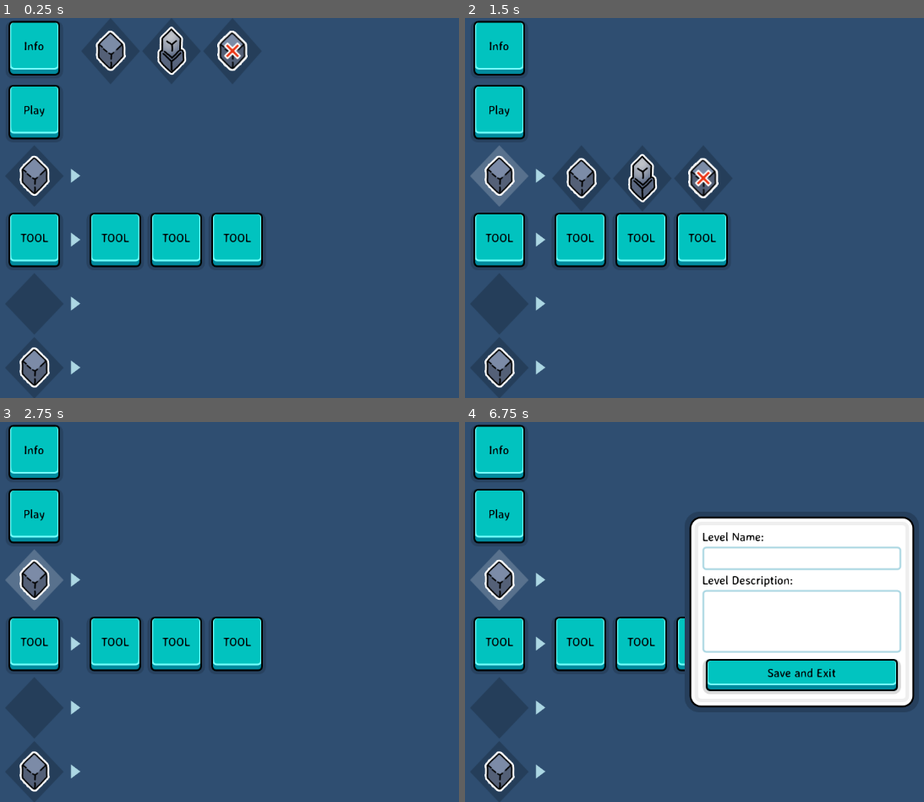
Above: before the commit, frames 1-4 (two rows, left to right).
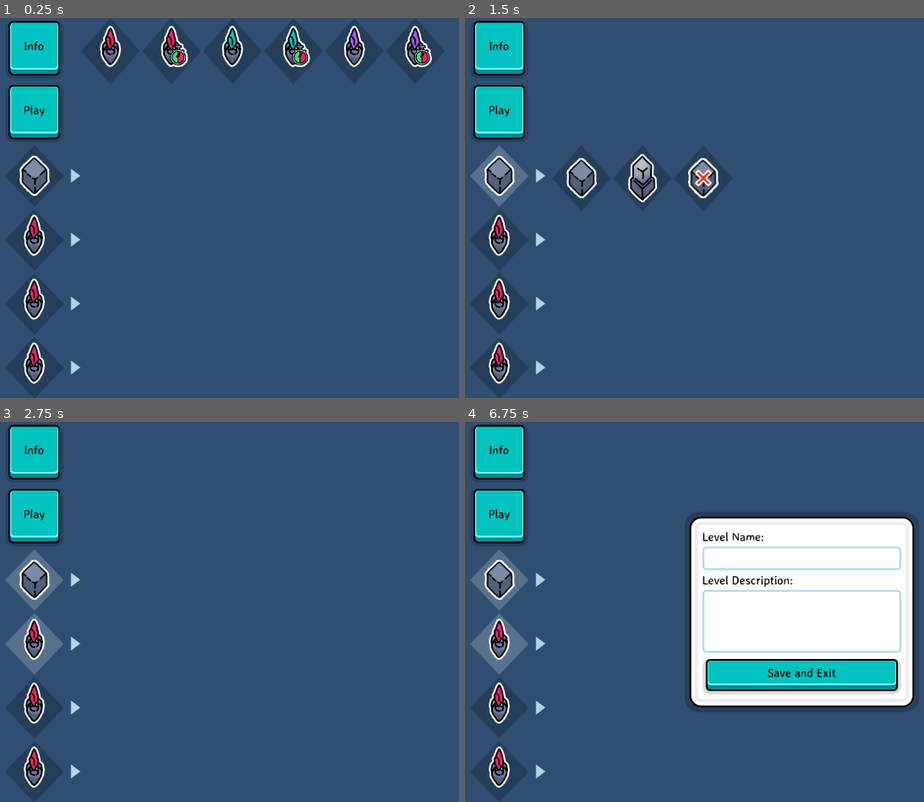
Above: after the commit, the same moments.

Repository: callieco-xyz/Skyward-Trials
Game: Godot game, scene res://objects/ui/screens/editor_screen/editor_screen.tscn
Same seed, same stepped clock (60 frames per second), same inputs: the game is played once before the commit and once after it. This scene is started directly instead of the project's main scene.
Inputs (mouse positions are in pixels of both pictures, inside the frame that each line leads up to):
- Up to frame 1 (0.25 s): no input
- Up to frame 2 (1.5 s): click (497, 177) at 0.52 s; click (538, 177) at 1.27 s
- Up to frame 3 (2.75 s): click (32, 642) at 2 s, where only the run before the commit has a clickable "TOOL"
- Up to frame 4 (6.75 s): click (579, 642) at 2.75 s, where only the run before the commit has a clickable "TOOL"; click (639, 642) at 3.5 s, where only the run before the commit has a clickable "TOOL"; click (703, 642) at 4.25 s, where only the run before the commit has a clickable "TOOL"; click "Play" at 5 s; click "Play" at 5.75 s; click "Info" at 6.5 s

The runs differ from the first frame. In frame 1, 10% of the frame differs, in the area x 1-95%, y 2-98%; in frame 2, 7.3%; in frame 3, 7.3%; in frame 4, 6.0%.

Commit message:
Minor button nonsense

Diff:
--- a/objects/ui/elements/button_group/button_group.gd
+++ b/objects/ui/elements/button_group/button_group.gd
@@ -1,8 +1,7 @@
 extends HBoxContainer
 
 
-@export var button_images: Array[AtlasTexture]
-@export var button_tool_ids: Array[tool]
+@export var buttons: Array[EditorButtonData]
 
 var popup_offset := Vector2(140.0, 0.0)
 
@@ -18,26 +17,29 @@
 
 
 func _ready() -> void:
-	if button_images.size() > 0:
+	if buttons.size() > 0:
 		set_first_button()
 		create_buttons()
 
 
 func set_first_button() -> void:
-	selected_tool.icon = button_images[0]
+	selected_tool.icon = buttons[0].icon
 
 
 func create_buttons() -> void:
 	var i := 0
-	for button_image in button_images:
-		create_button(button_image, button_tool_ids[i])
+	for button in buttons:
+		create_button(buttons[i])
+		i += 1
 
 
-func create_button(new_icon: AtlasTexture, tool_id: int) -> void:
+func create_button(button: EditorButtonData) -> void:
 	var new_button = EditorButton.new()
 	new_button.toggle_mode = true
 	new_button.theme_type_variation = "ToolButton"
-	new_button.icon = new_icon
+	new_button.icon = button.icon
+	new_button.tool_id = button.tool_id
+	new_button.tooltip_text = button.tooltip
 	cols.add_child(new_button)
 
 
--- /dev/null
+++ b/objects/ui/elements/button_group/buttons/delete.tres
@@ -0,0 +1,10 @@
+[gd_resource type="Resource" script_class="EditorButtonData" load_steps=3 format=3 uid="uid://f0ne33bs3o5g"]
+
+[ext_resource type="Texture2D" uid="uid://c6ylf2aodn6go" path="res://objects/ui/assets/btn_erase.tres" id="1_e0ogk"]
+[ext_resource type="Script" path="res://objects/ui/elements/button_group/editor_button_data.gd" id="2_m4y2l"]
+
+[resource]
+script = ExtResource("2_m4y2l")
+icon = ExtResource("1_e0ogk")
+tool_id = 13
+tooltip = "Removes any object from the location, alternatively you can use the right mouse button when any other tool is selected."
--- /dev/null
+++ b/objects/ui/elements/button_group/buttons/green_turret.tres
@@ -0,0 +1,10 @@
+[gd_resource type="Resource" script_class="EditorButtonData" load_steps=3 format=3 uid="uid://dc4il80avum0i"]
+
+[ext_resource type="Texture2D" uid="uid://cjwidrxwant26" path="res://objects/ui/assets/btn_twr_grn.tres" id="1_aoqe2"]
+[ext_resource type="Script" path="res://objects/ui/elements/button_group/editor_button_data.gd" id="2_48gpb"]
+
+[resource]
+script = ExtResource("2_48gpb")
+icon = ExtResource("1_aoqe2")
+tool_id = 8
+tooltip = "Fires repeatedly in 4 directions"
--- /dev/null
+++ b/objects/ui/elements/button_group/buttons/green_turret_offset.tres
@@ -0,0 +1,10 @@
+[gd_resource type="Resource" script_class="EditorButtonData" load_steps=3 format=3 uid="uid://csjbw10wgrsy1"]
+
+[ext_resource type="Texture2D" uid="uid://dcab5su7v0ao7" path="res://objects/ui/assets/btn_twr_grn_off.tres" id="1_tob3w"]
+[ext_resource type="Script" path="res://objects/ui/elements/button_group/editor_button_data.gd" id="2_wmudm"]
+
+[resource]
+script = ExtResource("2_wmudm")
+icon = ExtResource("1_tob3w")
+tool_id = 9
+tooltip = "Fires repeatedly in 4 directions, offset firing time."
--- /dev/null
+++ b/objects/ui/elements/button_group/buttons/ground.tres
@@ -0,0 +1,10 @@
+[gd_resource type="Resource" script_class="EditorButtonData" load_steps=3 format=3 uid="uid://tny360bps7l0"]
+
+[ext_resource type="Texture2D" uid="uid://tdnb2c5caquj" path="res://objects/ui/assets/btn_ground.tres" id="1_c16m4"]
+[ext_resource type="Script" path="res://objects/ui/elements/button_group/editor_button_data.gd" id="2_1ndi8"]
+
+[resource]
+script = ExtResource("2_1ndi8")
+icon = ExtResource("1_c16m4")
+tool_id = 12
+tooltip = "Places ground tiles to walk upon"
--- /dev/null
+++ b/objects/ui/elements/button_group/buttons/purple_turret.tres
@@ -0,0 +1,10 @@
+[gd_resource type="Resource" script_class="EditorButtonData" load_steps=3 format=3 uid="uid://bx05atkdrxgow"]
+
+[ext_resource type="Texture2D" uid="uid://bjja35j1jia5k" path="res://objects/ui/assets/btn_twr_prp.tres" id="1_qxtfc"]
+[ext_resource type="Script" path="res://objects/ui/elements/button_group/editor_button_data.gd" id="2_8p2vr"]
+
+[resource]
+script = ExtResource("2_8p2vr")
+icon = ExtResource("1_qxtfc")
+tool_id = 10
+tooltip = "Fires projectiles outward in a ring."
--- /dev/null
+++ b/objects/ui/elements/button_group/buttons/purple_turret_offset.tres
@@ -0,0 +1,10 @@
+[gd_resource type="Resource" script_class="EditorButtonData" load_steps=3 format=3 uid="uid://xedjyot5e78p"]
+
+[ext_resource type="Texture2D" uid="uid://c6i631sfbdl1c" path="res://objects/ui/assets/btn_twr_prp_off.tres" id="1_xghtk"]
+[ext_resource type="Script" path="res://objects/ui/elements/button_group/editor_button_data.gd" id="2_twgx4"]
+
+[resource]
+script = ExtResource("2_twgx4")
+icon = ExtResource("1_xghtk")
+tool_id = 11
+tooltip = "Fires projectiles outward in a ring, offset timing."
--- /dev/null
+++ b/objects/ui/elements/button_group/buttons/red_turret.tres
@@ -0,0 +1,10 @@
+[gd_resource type="Resource" script_class="EditorButtonData" load_steps=3 format=3 uid="uid://dxi48mk6qixo1"]
+
+[ext_resource type="Texture2D" uid="uid://dnmgf1edxahxo" path="res://objects/ui/assets/btn_twr_red.tres" id="1_8uwx7"]
+[ext_resource type="Script" path="res://objects/ui/elements/button_group/editor_button_data.gd" id="2_ilsh8"]
+
+[resource]
+script = ExtResource("2_ilsh8")
+icon = ExtResource("1_8uwx7")
+tool_id = 6
+tooltip = ""
--- /dev/null
+++ b/objects/ui/elements/button_group/buttons/red_turret_offset.tres
@@ -0,0 +1,10 @@
+[gd_resource type="Resource" script_class="EditorButtonData" load_steps=3 format=3 uid="uid://cu603uql06gir"]
+
+[ext_resource type="Texture2D" uid="uid://dywqqy3x3wil8" path="res://objects/ui/assets/btn_twr_red_off.tres" id="1_mrqps"]
+[ext_resource type="Script" path="res://objects/ui/elements/button_group/editor_button_data.gd" id="2_v4qg7"]
+
+[resource]
+script = ExtResource("2_v4qg7")
+icon = ExtResource("1_mrqps")
+tool_id = 7
+tooltip = ""
--- /dev/null
+++ b/objects/ui/elements/button_group/buttons/wall.tres
@@ -0,0 +1,10 @@
+[gd_resource type="Resource" script_class="EditorButtonData" load_steps=3 format=3 uid="uid://br5g3kxhp4c4s"]
+
+[ext_resource type="Texture2D" uid="uid://bwr15vf2llmjh" path="res://objects/ui/assets/btn_wall.tres" id="1_cbijh"]
+[ext_resource type="Script" path="res://objects/ui/elements/button_group/editor_button_data.gd" id="2_qin00"]
+
+[resource]
+script = ExtResource("2_qin00")
+icon = ExtResource("1_cbijh")
+tool_id = 0
+tooltip = ""
--- /dev/null
+++ b/objects/ui/elements/button_group/editor_button_data.gd
@@ -0,0 +1,6 @@
+class_name EditorButtonData extends Resource
+
+
+@export var icon: AtlasTexture
+@export var tool_id: EditMap.tool
+@export var tooltip: String
--- a/objects/ui/screens/editor_screen/editor_screen.tscn
+++ b/objects/ui/screens/editor_screen/editor_screen.tscn
@@ -1,19 +1,17 @@
-[gd_scene load_steps=9 format=3 uid="uid://bs88txmkt1ib8"]
+[gd_scene load_steps=13 format=3 uid="uid://bs88txmkt1ib8"]
 
-[ext_resource type="Texture2D" uid="uid://urw4r7giaro0" path="res://components/theme/assets/ui_elements.png" id="1_46i4i"]
 [ext_resource type="Script" path="res://objects/ui/screens/editor_screen/editor_screen.gd" id="1_srk7l"]
-[ext_resource type="Texture2D" uid="uid://tdnb2c5caquj" path="res://objects/ui/assets/btn_ground.tres" id="2_w2kec"]
 [ext_resource type="PackedScene" uid="uid://ch6066bqbymmh" path="res://objects/ui/elements/button_group/button_group.tscn" id="2_ye877"]
-[ext_resource type="Texture2D" uid="uid://bwr15vf2llmjh" path="res://objects/ui/assets/btn_wall.tres" id="4_qw1oq"]
-[ext_resource type="Texture2D" uid="uid://c6ylf2aodn6go" path="res://objects/ui/assets/btn_erase.tres" id="5_tq25r"]
-
-[sub_resource type="AtlasTexture" id="AtlasTexture_bltlc"]
-atlas = ExtResource("1_46i4i")
-region = Rect2(10, 160, 30, 30)
-
-[sub_resource type="AtlasTexture" id="AtlasTexture_ii5lo"]
-atlas = ExtResource("1_46i4i")
-region = Rect2(0, 200, 100, 100)
+[ext_resource type="Script" path="res://objects/ui/elements/button_group/editor_button_data.gd" id="3_trccg"]
+[ext_resource type="Resource" uid="uid://tny360bps7l0" path="res://objects/ui/elements/button_group/buttons/ground.tres" id="4_2mws2"]
+[ext_resource type="Resource" uid="uid://br5g3kxhp4c4s" path="res://objects/ui/elements/button_group/buttons/wall.tres" id="5_8svv8"]
+[ext_resource type="Resource" uid="uid://f0ne33bs3o5g" path="res://objects/ui/elements/button_group/buttons/delete.tres" id="6_1o5j7"]
+[ext_resource type="Resource" uid="uid://dxi48mk6qixo1" path="res://objects/ui/elements/button_group/buttons/red_turret.tres" id="7_hpo54"]
+[ext_resource type="Resource" uid="uid://cu603uql06gir" path="res://objects/ui/elements/button_group/buttons/red_turret_offset.tres" id="8_hlv5t"]
+[ext_resource type="Resource" uid="uid://dc4il80avum0i" path="res://objects/ui/elements/button_group/buttons/green_turret.tres" id="9_p180d"]
+[ext_resource type="Resource" uid="uid://csjbw10wgrsy1" path="res://objects/ui/elements/button_group/buttons/green_turret_offset.tres" id="10_wx8yu"]
+[ext_resource type="Resource" uid="uid://bx05atkdrxgow" path="res://objects/ui/elements/button_group/buttons/purple_turret.tres" id="11_pis1s"]
+[ext_resource type="Resource" uid="uid://xedjyot5e78p" path="res://objects/ui/elements/button_group/buttons/purple_turret_offset.tres" id="12_bjbwx"]
 
 [node name="EditorScreen" type="Control"]
 layout_mode = 3
@@ -55,106 +53,19 @@
 
 [node name="ButtonGroup" parent="Sidebar/Actions" instance=ExtResource("2_ye877")]
 layout_mode = 2
-button_images = Array[AtlasTexture]([ExtResource("2_w2kec"), ExtResource("4_qw1oq"), ExtResource("5_tq25r")])
-button_tool_ids = Array[int]([12, 0, 13])
+buttons = Array[ExtResource("3_trccg")]([ExtResource("4_2mws2"), ExtResource("5_8svv8"), ExtResource("6_1o5j7")])
 
-[node name="Tool2" type="HBoxContainer" parent="Sidebar/Actions"]
+[node name="ButtonGroup2" parent="Sidebar/Actions" instance=ExtResource("2_ye877")]
 layout_mode = 2
+buttons = Array[ExtResource("3_trccg")]([ExtResource("7_hpo54"), ExtResource("8_hlv5t"), ExtResource("9_p180d"), ExtResource("10_wx8yu"), ExtResource("11_pis1s"), ExtResource("12_bjbwx")])
 
-[node name="SelectedTool" type="Button" parent="Sidebar/Actions/Tool2"]
-custom_minimum_size = Vector2(100, 105)
+[node name="ButtonGroup3" parent="Sidebar/Actions" instance=ExtResource("2_ye877")]
 layout_mode = 2
-text = "TOOL"
+buttons = Array[ExtResource("3_trccg")]([ExtResource("7_hpo54"), ExtResource("8_hlv5t"), ExtResource("9_p180d"), ExtResource("10_wx8yu"), ExtResource("11_pis1s"), ExtResource("12_bjbwx")])
 
-[node name="ExpandButton" type="TextureButton" parent="Sidebar/Actions/Tool2"]
+[node name="ButtonGroup4" parent="Sidebar/Actions" instance=ExtResource("2_ye877")]
 layout_mode = 2
-size_flags_vertical = 4
-texture_normal = SubResource("AtlasTexture_bltlc")
-
-[node name="Options" type="HBoxContainer" parent="Sidebar/Actions/Tool2"]
-layout_mode = 2
-
-[node name="ToolChoice1" type="Button" parent="Sidebar/Actions/Tool2/Options"]
-custom_minimum_size = Vector2(100, 105)
-layout_mode = 2
-text = "TOOL"
-
-[node name="ToolChoice2" type="Button" parent="Sidebar/Actions/Tool2/Options"]
-custom_minimum_size = Vector2(100, 105)
-layout_mode = 2
-text = "TOOL"
-
-[node name="ToolChoice3" type="Button" parent="Sidebar/Actions/Tool2/Options"]
-custom_minimum_size = Vector2(100, 105)
-layout_mode = 2
-text = "TOOL"
-
-[node name="Tool3" type="HBoxContainer" parent="Sidebar/Actions"]
-layout_mode = 2
-
-[node name="SelectedTool" type="Button" parent="Sidebar/Actions/Tool3"]
-custom_minimum_size = Vector2(100, 105)
-layout_mode = 2
-theme_type_variation = &"ToolButton"
-toggle_mode = true
-
-[node name="ExpandButton" type="TextureButton" parent="Sidebar/Actions/Tool3"]
-layout_mode = 2
-size_flags_vertical = 4
-texture_normal = SubResource("AtlasTexture_bltlc")
-
-[node name="Options" type="HBoxContainer" parent="Sidebar/Actions/Tool3"]
-visible = false
-layout_mode = 2
-
-[node name="ToolChoice1" type="Button" parent="Sidebar/Actions/Tool3/Options"]
-custom_minimum_size = Vector2(100, 105)
-layout_mode = 2
-text = "TOOL"
-
-[node name="ToolChoice2" type="Button" parent="Sidebar/Actions/Tool3/Options"]
-custom_minimum_size = Vector2(100, 105)
-layout_mode = 2
-text = "TOOL"
-
-[node name="ToolChoice3" type="Button" parent="Sidebar/Actions/Tool3/Options"]
-custom_minimum_size = Vector2(100, 105)
-layout_mode = 2
-text = "TOOL"
-
-[node name="Tool4" type="HBoxContainer" parent="Sidebar/Actions"]
-layout_mode = 2
-
-[node name="SelectedTool" type="Button" parent="Sidebar/Actions/Tool4"]
-custom_minimum_size = Vector2(100, 105)
-layout_mode = 2
-theme_type_variation = &"ToolButton"
-toggle_mode = true
-icon = SubResource("AtlasTexture_ii5lo")
-
-[node name="ExpandButton" type="TextureButton" parent="Sidebar/Actions/Tool4"]
-layout_mode = 2
-size_flags_vertical = 4
-texture_normal = SubResource("AtlasTexture_bltlc")
-
-[node name="Options" type="HBoxContainer" parent="Sidebar/Actions/Tool4"]
-visible = false
-layout_mode = 2
-
-[node name="ToolChoice1" type="Button" parent="Sidebar/Actions/Tool4/Options"]
-custom_minimum_size = Vector2(100, 105)
-layout_mode = 2
-text = "TOOL"
-
-[node name="ToolChoice2" type="Button" parent="Sidebar/Actions/Tool4/Options"]
-custom_minimum_size = Vector2(100, 105)
-layout_mode = 2
-text = "TOOL"
-
-[node name="ToolChoice3" type="Button" parent="Sidebar/Actions/Tool4/Options"]
-custom_minimum_size = Vector2(100, 105)
-layout_mode = 2
-text = "TOOL"
+buttons = Array[ExtResource("3_trccg")]([ExtResource("7_hpo54"), ExtResource("8_hlv5t"), ExtResource("9_p180d"), ExtResource("10_wx8yu"), ExtResource("11_pis1s"), ExtResource("12_bjbwx")])
 
 [node name="LevelInfo" type="PopupPanel" parent="."]
 initial_position = 1
